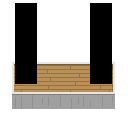
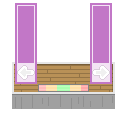
Comparing the layer stacks of the two 128×128 images. Changes:
added layer "Layer 10" above "Layer 9" over (38, 84, 89, 92)
painted on "Layer 9" over (15, 3, 112, 84)
